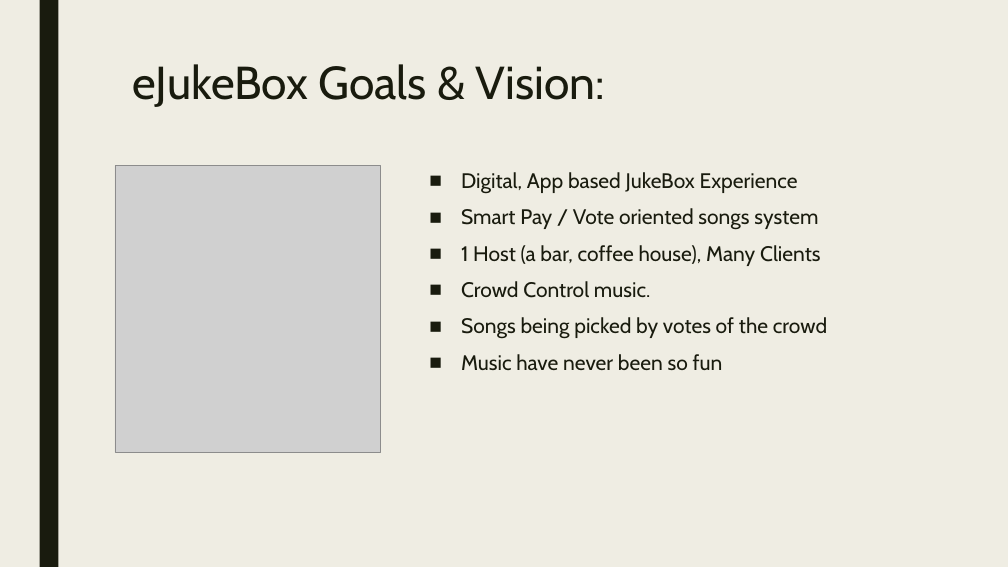
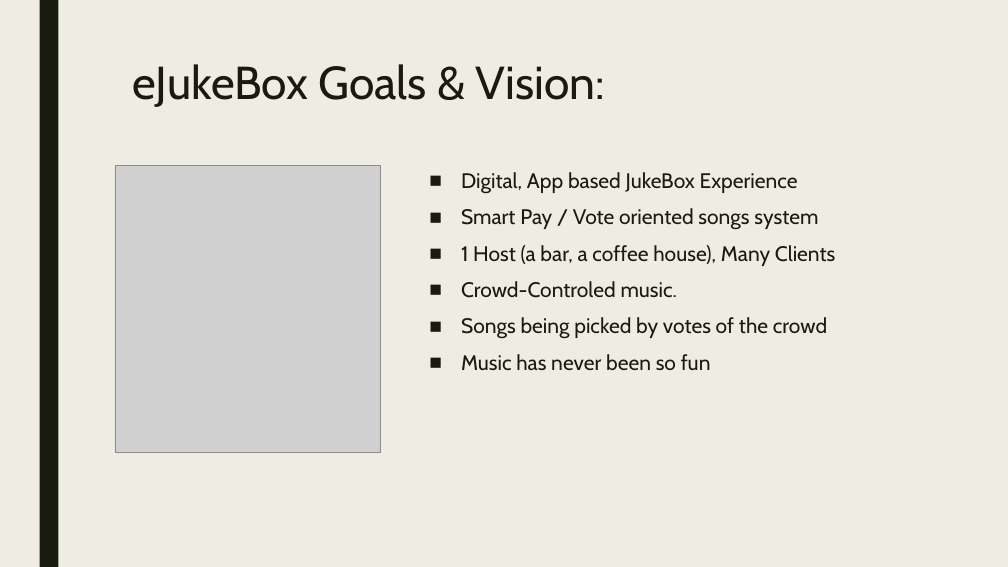
Before and after one commit to itamar659/Final-Project, a slide deck: slide 3 of App - Sadna.pptx. Drawn at 1008x567 pixels with LibreOffice and Linux fonts; fonts in the diff are those of the drawing; grey boxes stand for pictures. Boxes give left, top, right and bottom in pixels: in the first picture for what was removed or moved away, otherwise in the second. Text is boxed around its words. In the diff, an @@ line names an element or a change of style, - is before the commit and + after.

```diff
--- a/App - Sadna.pptx
+++ b/App - Sadna.pptx
@@ text at [461,245,836,298]: text changed @@
-■ 1 Host (a bar, coffee house), Many Clients
-■ Crowd Control music.
+■ 1 Host (a bar, a coffee house), Many Clients
+■ Crowd-Controled music.
@@ text at [461,354,711,370]: text changed @@
-■ Music have never been so fun
+■ Music has never been so fun
```
Also in this commit, not shown: 11 other slides changed, 5 slides added, 1 slide removed, 1 other file.
